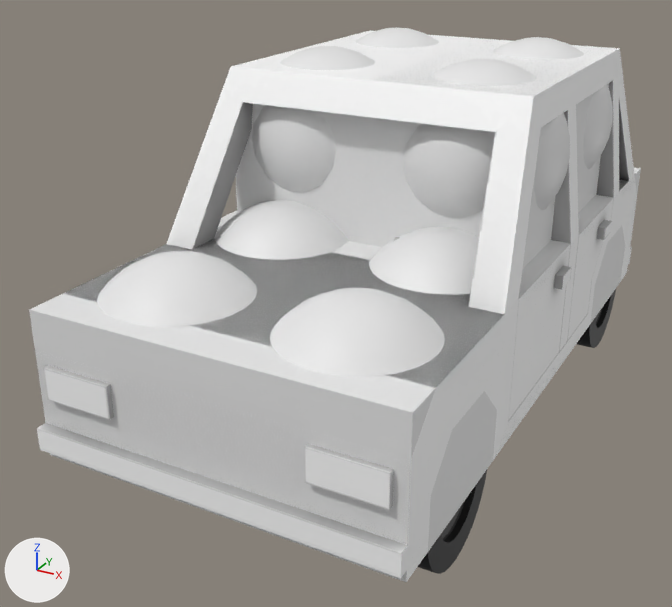
One commit to the glTF model assets/car.glb: the scene before it, then after it.
One viewpoint serves both versions: a 50 mm lens placed at (1.37, -2.99, 1.45), pointed at (-0.15, -0.23, 0.07). Arrows for +X, +Y and +Z are at lower left; the lights stay in place. Where no turn or scale is listed for an object, it has been applied to the vertices. Vertices at the same position are counted once.

The older version as bpy lines, for what is in view:
```python
me_cube = bpy.data.meshes.new('Cube')
me_cube.from_pydata(...)  # 311 vertices, 534 faces; spans x -0.61..0.61, y -1.18..1.31, z -0.19..0.87
me_cube.materials.append(mat_car)  # picture img_car
me_cube_001 = bpy.data.meshes.new('Cube.001')
me_cube_001.from_pydata(...)  # a box spanning x -0.542..0.542, y -0.536..0.536, z -0.28..0.28
me_cube_011 = bpy.data.meshes.new('Cube.011')
me_cube_011.from_pydata(...)  # 16 vertices, 22 faces; spans x -0.112..0.029, y 0.0..0.554, z -0.21..0.21
me_cube_011.materials.append(mat_car)  # picture img_car
me_cube_013 = bpy.data.meshes.new('Cube.013')
me_cube_013.from_pydata(...)  # 22 vertices, 34 faces; spans x -0.112..0.029, y 0.0..0.509, z -0.21..0.21
me_cube_013.materials.append(mat_car)  # picture img_car
ob_body = bpy.data.objects.new('body', me_cube)
ob_body.location = (0.0, -0.105, 0.031)
ob_cube_002 = bpy.data.objects.new('Cube.002', me_cube_001)
ob_cube_002.location = (0.0, 0.255, 0.62)
ob_door_1 = bpy.data.objects.new('door_1', me_cube_011)
ob_door_1.location = (0.612, -0.487, 0.13)
ob_door_3 = bpy.data.objects.new('door_3', me_cube_013)
ob_door_3.location = (0.612, 0.171, 0.13)
# also in view: 'wheel_fl' at (0.53, -0.86, -0.12); 'Sphere' at (0.31, -0.94, 0.15); 'Sphere.002' at (-0.29, -0.03, 0.65); 'Sphere.010' at (0.31, -0.34, 0.15); 'Sphere.011' at (-0.31, -0.34, 0.15)
```
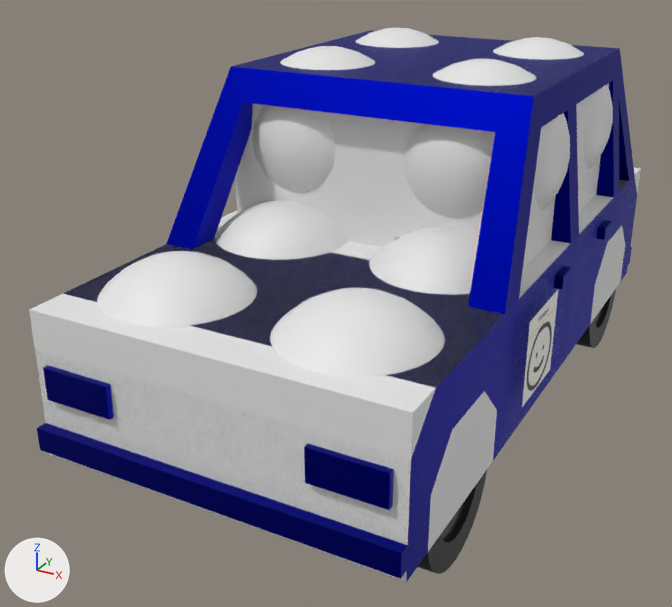
Where the change shows, as pixel boxes [x1, y1, x2, y2] in the pictures (672 x 607 px):
'body', recoloured (white to blue)
    both: [37, 30, 637, 582]
'door_1', recoloured (grey to blue)
    both: [508, 244, 572, 421]
'door_3', recoloured (grey to blue)
    both: [567, 198, 614, 341]
'Door_Sign_L', added
    after: [522, 290, 558, 407]

Patch to the scene script:
```diff
--- a/assets/car.glb.py
+++ b/assets/car.glb.py
@@ img_boxman @@
+img_boxman = load_image('boxman', '_unpacked/boxman', 128, 128, 'sRGB')
@@ mat_car_blue_001 @@
+mat_car_blue_001 = principled_material('Car_Blue.001')
+mat_car_blue_001.base_color = (0.0, 0.0026, 0.277)  # blue #000990
+mat_car_blue_001.metallic = 1.0
+mat_car_blue_001.roughness = 0.51
@@ mat_car_blue @@
+mat_car_blue = bpy.data.materials.new('Car_Blue')
+# nodes: BsdfPrincipled, Mix, OutputMaterial, VertexColor
+# colours: blue #000990
@@ mat_boxman_icon @@
+mat_boxman_icon = principled_material('Boxman_Icon')
+mat_boxman_icon.texture = img_boxman
@@ me_cube @@
 me_cube.from_pydata(...)  # 311 vertices, 534 faces; spans x -0.61..0.61, y -1.18..1.31, z -0.19..0.87
 # used by ob_body; location = (0.0, -0.105, 0.031)
-me_cube.materials.append(mat_car)  # picture img_car
+# me_cube part 1: vertex colours changed
+me_cube.materials.append(mat_car_blue)
@@ me_cube_011 @@
 me_cube_011.from_pydata(...)  # 16 vertices, 22 faces; spans x -0.112..0.029, y 0.0..0.554, z -0.21..0.21
-me_cube_011.materials.append(mat_car)  # picture img_car
+me_cube_011.materials.append(mat_car_blue_001)  # blue #000990
@@ me_cube_013 @@
 me_cube_013.from_pydata(...)  # 22 vertices, 34 faces; spans x -0.112..0.029, y 0.0..0.509, z -0.21..0.21
-me_cube_013.materials.append(mat_car)  # picture img_car
+me_cube_013.materials.append(mat_car_blue_001)  # blue #000990
@@ me_plane @@
+me_plane.from_pydata(...)  # 4 vertices, 2 faces; spans x 0.0, y -0.15..0.15, z -0.15..0.15
+me_plane.materials.append(mat_boxman_icon)  # picture img_boxman
@@ ob_door_sign_l @@
+ob_door_sign_l = bpy.data.objects.new('Door_Sign_L', me_plane)
+ob_door_sign_l.location = (0.641, -0.302, 0.107)
```
